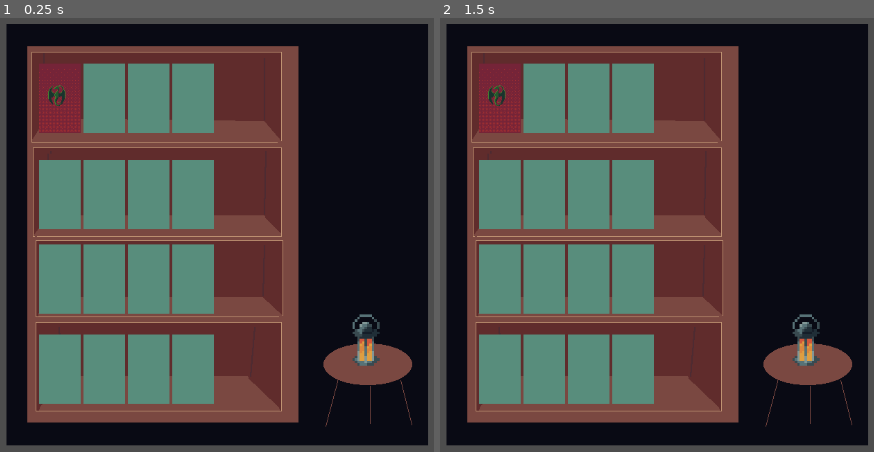
Above: before the commit, frames 1-2 (left to right).
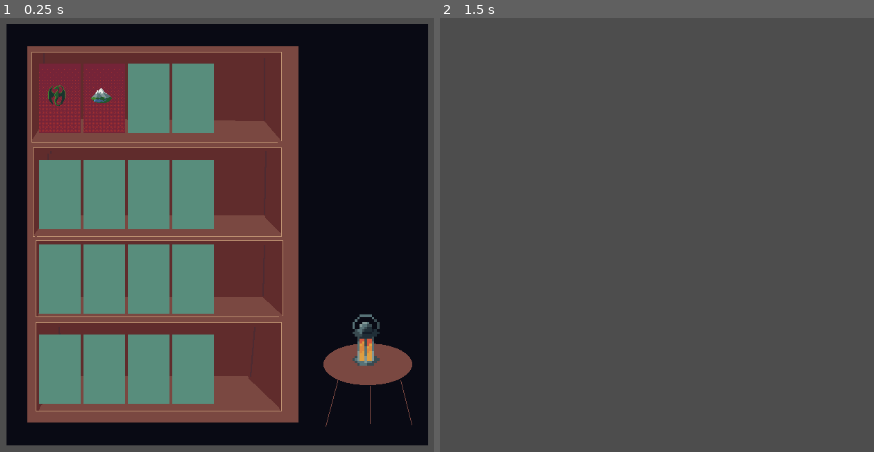
Above: after the commit, the same moments.

Repository: peterakerblom/hoblib
Game: Godot game, scene res://scenes/minigame/books_in_shelf.tscn
Same seed, same stepped clock (60 frames per second), same inputs: the game is played once before the commit and once after it. This scene is started directly instead of the project's main scene.
Inputs (mouse positions are in pixels of both pictures, inside the frame that each line leads up to):
- Up to frame 1 (0.25 s): no input
- Up to frame 2 (1.5 s): click (500, 96) at 0.5 s; tap Enter at 1.25 s; hold Right (right) from 1.28 s (still down); tap E (interact) at 1.35 s

The runs differ from the first frame. In frame 1, 1.6% of the frame differs, in the area x 19-29%, y 10-27%; in frame 2, 94%, in the area x 1-99%, y 1-99%.

Commit message:
group and more books

Diff:
--- a/scenes/minigame/books_in_shelf.tscn
+++ b/scenes/minigame/books_in_shelf.tscn
@@ -1,13 +1,17 @@
 [gd_scene format=3 uid="uid://cy3ptrcbcxgqy"]
 
+[ext_resource type="Script" uid="uid://btaurpq0smli8" path="res://scripts/minigame/books_in_shelf.gd" id="1_31w8l"]
 [ext_resource type="Texture2D" uid="uid://b2udnghf50le7" path="res://assets/sprites/minigame_shelf_640.png" id="1_gnhes"]
 [ext_resource type="Texture2D" uid="uid://yqna1apixot1" path="res://assets/lantern_32.png" id="2_nxuge"]
 [ext_resource type="PackedScene" uid="uid://j731awgceeyo" path="res://scenes/minigame/minigame_book.tscn" id="3_wcpnx"]
 [ext_resource type="Texture2D" uid="uid://c7t3tremppnco" path="res://assets/sprites/icon_dragon_32.png" id="4_d00ta"]
+[ext_resource type="Texture2D" uid="uid://d2itypndpoocl" path="res://assets/sprites/icon_mountain_32.png" id="6_ed8tf"]
+[ext_resource type="Texture2D" uid="uid://cgvu2itdfjuf3" path="res://assets/sprites/ball_16.png" id="6_tej4a"]
 
 [node name="BooksInShelf" type="Control" unique_id=1870269912]
 layout_mode = 3
 anchors_preset = 0
+script = ExtResource("1_31w8l")
 
 [node name="MarginContainer2" type="MarginContainer" parent="." unique_id=1166349524]
 layout_mode = 0
@@ -46,7 +50,7 @@
 layout_mode = 2
 stretch_mode = 3
 
-[node name="TextureButton2" parent="MarginContainer2/MarginContainer/VBoxContainer/MarginContainer/Row1/AspectRatioContainer" unique_id=1272719096 groups=["minigame_books"] instance=ExtResource("3_wcpnx")]
+[node name="TextureButton2" parent="MarginContainer2/MarginContainer/VBoxContainer/MarginContainer/Row1/AspectRatioContainer" unique_id=1272719096 instance=ExtResource("3_wcpnx")]
 layout_mode = 2
 genre_texture = ExtResource("4_d00ta")
 
@@ -56,9 +60,10 @@
 layout_mode = 2
 stretch_mode = 3
 
-[node name="ColorRect" type="ColorRect" parent="MarginContainer2/MarginContainer/VBoxContainer/MarginContainer/Row1/AspectRatioContainer2" unique_id=204663158]
-layout_mode = 2
-color = Color(0.34436774, 0.55266136, 0.48811972, 1)
+[node name="TextureButton" parent="MarginContainer2/MarginContainer/VBoxContainer/MarginContainer/Row1/AspectRatioContainer2" unique_id=2037630065 instance=ExtResource("3_wcpnx")]
+layout_mode = 2
+genre_name = "adventure"
+genre_texture = ExtResource("6_ed8tf")
 
 [node name="AspectRatioContainer3" type="AspectRatioContainer" parent="MarginContainer2/MarginContainer/VBoxContainer/MarginContainer/Row1" unique_id=1692833726]
 custom_minimum_size = Vector2(60, 100)
@@ -220,3 +225,8 @@
 [node name="ColorRect" type="ColorRect" parent="MarginContainer2/MarginContainer/VBoxContainer/MarginContainer4/Row4/AspectRatioContainer4" unique_id=1030397003]
 layout_mode = 2
 color = Color(0.34436774, 0.55266136, 0.48811972, 1)
+
+[node name="CanvasLayer" type="CanvasLayer" parent="." unique_id=725923597]
+
+[node name="PointLight2D" type="PointLight2D" parent="CanvasLayer" unique_id=863380790]
+texture = ExtResource("6_tej4a")
--- /dev/null
+++ b/scripts/minigame/books_in_shelf.gd
@@ -0,0 +1,19 @@
+extends Control
+
+signal book_selected(genre)
+
+var target_genre: String = "dragons"
+# Called when the node enters the scene tree for the first time.
+func _ready() -> void:
+	for book in get_tree().get_nodes_in_group("minigame_books"):
+		book.connect("book_clicked", Callable(self, "_on_book_selected"))
+
+func _on_book_selected(selected_genre: String):
+	if selected_genre == target_genre:
+		print("Right book found!")
+		emit_signal("book_selected", selected_genre)
+		queue_free()
+	else:
+		print("Wrong book found!")
+		emit_signal("book_selected", selected_genre)
+		queue_free()
--- a/scripts/minigame/minigame_book.gd
+++ b/scripts/minigame/minigame_book.gd
@@ -10,6 +10,7 @@
 func _ready() -> void:
 	if genre_texture:
 		genre_icon.texture = genre_texture
+	add_to_group("minigame_books")
 
 
 func _on_pressed() -> void:
Not shown, added: scripts/minigame/books_in_shelf.gd.uid
